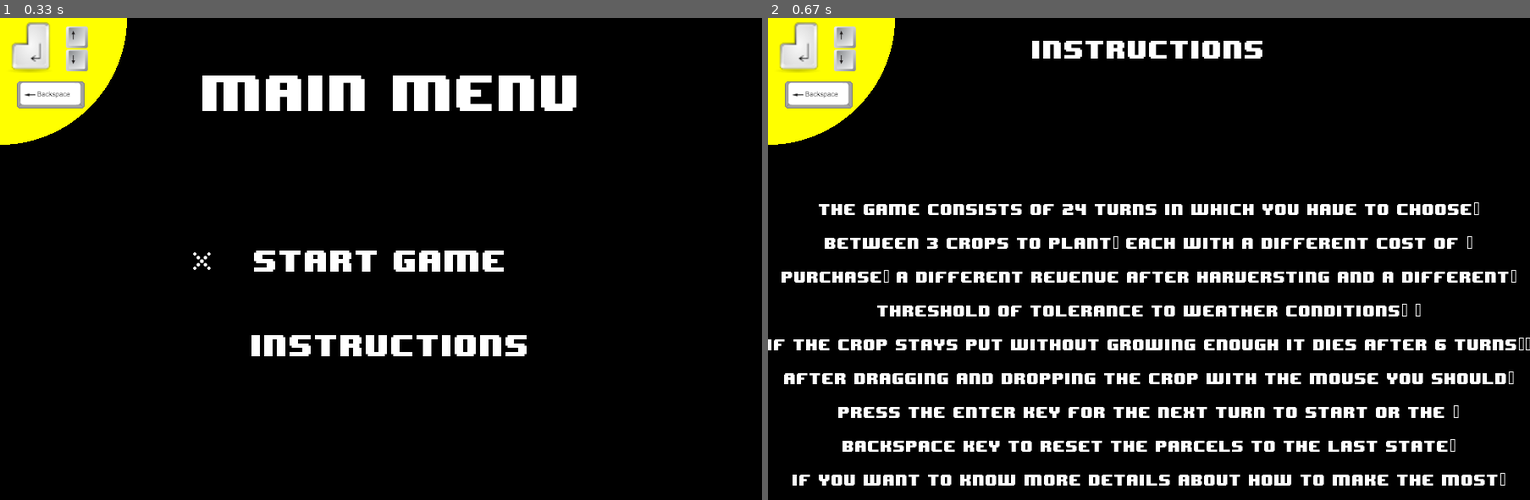
Above: before the commit, frames 1-2 (left to right).
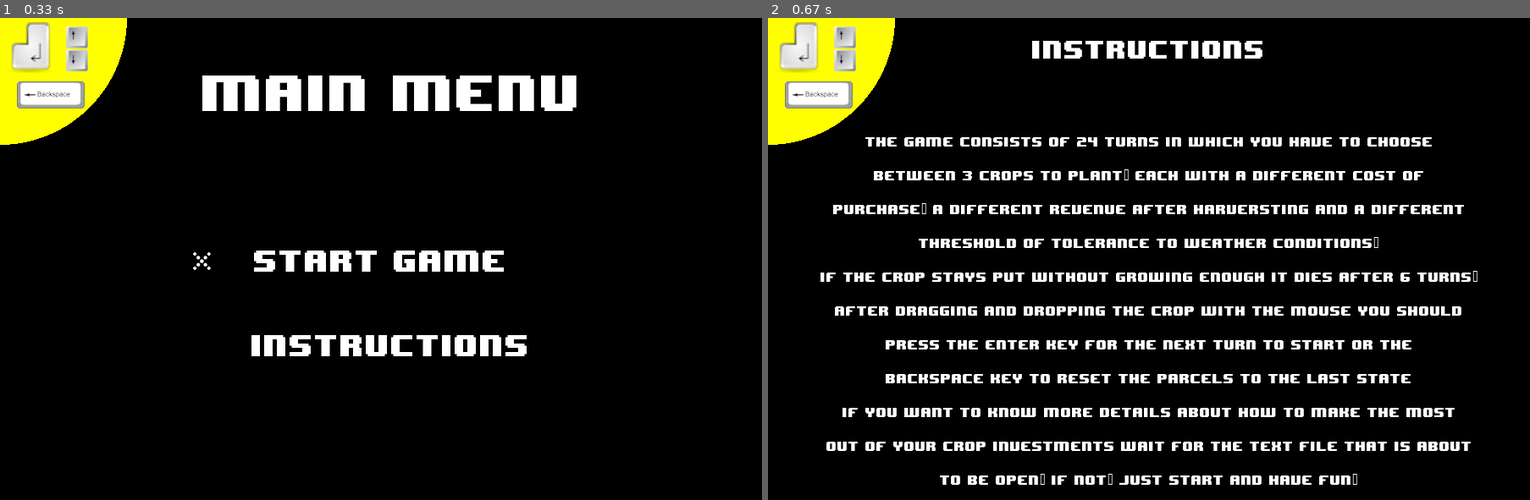
Above: after the commit, the same moments.

Repository: ignaciokairuz/pygame-videogame
Game: pygame game, started from A_MAIN_FILE.py
Same seed, same stepped clock (60 frames per second), same inputs: the game is played once before the commit and once after it.
Inputs:
- Up to frame 1 (0.33 s): no input
- Up to frame 2 (0.67 s): hold Enter from 0.33 s (still down); hold Up from 0.33 s (still down)

Frame 1 is identical in both runs. In frame 2, 13% of the frame differs, in the area x 0-100%, y 24-98%.

Commit message:
Update G_game_menu.py

Diff:
--- a/G_game_menu.py
+++ b/G_game_menu.py
@@ -141,6 +141,6 @@
                 count=0
                 for i in file:
                     count+=1
-                    self.game.draw_text(i, 15, self.game.DISPLAY_W / 2, self.game.DISPLAY_H / 2 - 100 +count*40, self.game.WHITE)
+                    self.game.draw_text(i.strip(), 13, self.game.DISPLAY_W / 2, self.game.DISPLAY_H / 2 - 180 +count*40, self.game.WHITE)
             self.game.draw_text('Instructions', 25, self.game.DISPLAY_W / 2, self.game.DISPLAY_H / 2 - 250, self.game.WHITE)
             self.blit_screen()
